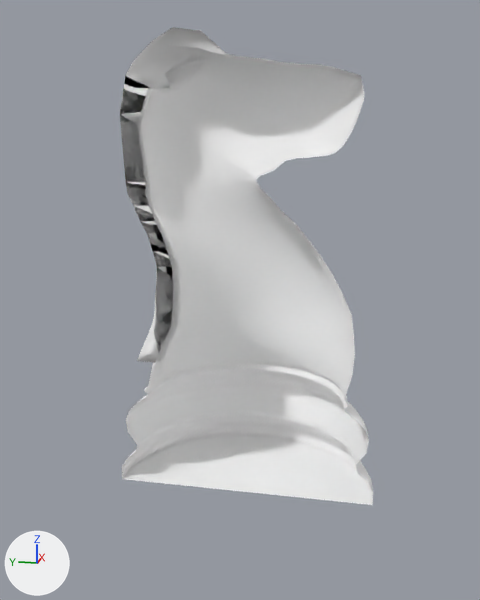
The glTF model models/Knight.gltf, before and after one commit.
Both versions are drawn from a camera (50 mm lens) standing at (33.03, -36.0, 2.49) and looking at (35.88, -35.43, 1.78). The axes (+X, +Y, +Z) are drawn at lower left. The lights are the same throughout. Where no turn or scale is listed for an object, it has been applied to the vertices.

Objects in the first picture: 'Dark Knight 1'.
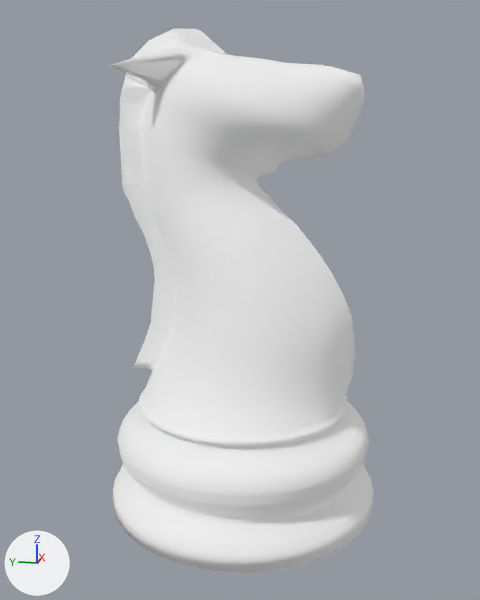
The newer file is also turned or shifted as a whole; pictures and numbers use the older file's frame.

The change, as a diff of the scene's bpy script:
```diff
--- a/models/Knight.gltf.py
+++ b/models/Knight.gltf.py
@@ me_cylinder_015 @@
 # used by ob_dark_knight_1; location = (35.908, -35.443, 1.072)
-me_cylinder_015.from_pydata(...)  # 1648 vertices, 3155 faces; spans x 0.0..0.62, y -0.62..0.62, z -0.25..1.87
+me_cylinder_015.from_pydata(...)  # 3080 vertices, 6196 faces; spans x -0.62..0.62, y -0.62..0.62, z -0.25..1.87
+# me_cylinder_015 part 1: 1432 vertices added at x -0.62..0.0, y -0.61..0.61, z -0.25..1.85
 me_cylinder_015.materials.append(mat_black_glass)
```

What differs and where, as boxes [x1, y1, x2, y2] in the pictures (480 x 600 px):
'Dark Knight 1', reshaped (14% taller)
    before: [120, 27, 373, 505]
    after: [107, 27, 373, 573]
part 1 of me_cylinder_015, added
    after: [107, 29, 373, 573]
